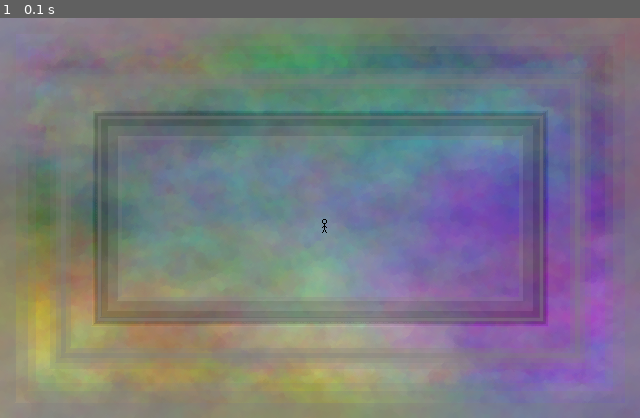
Above: before the commit, frame 1.
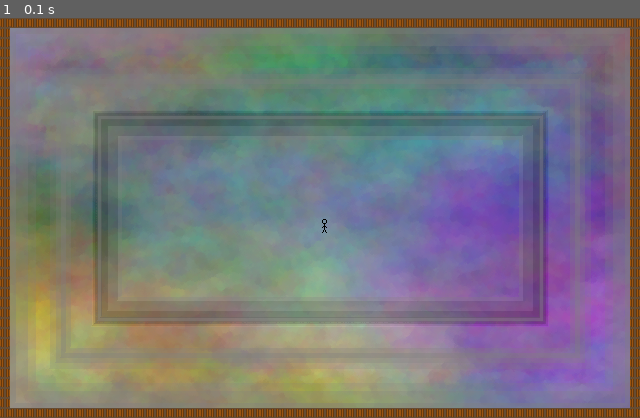
Above: after the commit, the same moment.

Repository: HakitoCZ/pygame
Game: pygame game, started from 0001.py
Two runs of this game, one before a commit and one after it. Both use one fixed random seed, a clock stepped at 60 frames per second and the inputs below.
Inputs:
- Up to frame 1 (0.1 s): no input

The runs differ from the first frame. In frame 1, 8.0% of the frame differs, in the area x 0-100%, y 0-100%.

Commit message:
added walls and collisions

Diff:
--- a/0001.py
+++ b/0001.py
@@ -15,7 +15,9 @@
     self.image = pygame.image.load('player.png')
     self.rect = pygame.rect.Rect((320, 200), self.image.get_size())
 
-  def update(self, dt):
+  def update(self, dt, game):
+    last = self.rect.copy()
+
     key = pygame.key.get_pressed()
     if key[pygame.K_LEFT]:
       self.rect.x -= 150 * dt
@@ -27,6 +29,9 @@
       self.rect.y += 150 * dt
         # movement speed 150px/s
 
+    for cell in pygame.sprite.spritecollide(self, game.walls, False):
+      self.rect = last
+
 class Game(object):
   def main(self, screen):
     clock = pygame.time.Clock()
@@ -34,6 +39,16 @@
     background = pygame.image.load('background.png')
     sprites = pygame.sprite.Group()
     self.player = Player(sprites)
+
+    self.walls = pygame.sprite.Group()
+    block = pygame.image.load('block.png')
+    for x in range(0, 640, 10):
+      for y in range(0, 400, 10):
+        if x in (0, 640-10) or y in (0, 400-10):
+          wall = pygame.sprite.Sprite(self.walls)
+          wall.image = block
+          wall.rect = pygame.rect.Rect((x, y), block.get_size())
+    sprites.add(self.walls)
 
     while 1:
       dt = clock.tick(30)
@@ -46,11 +61,9 @@
           return
 
 
-      sprites.update(dt / 1000.)
-        # change in time - in seconds
+      sprites.update(dt / 1000., self)
       screen.blit(background, (0, 0))
       sprites.draw(screen)
-        # player on top
       pygame.display.flip()
 
 if __name__ == '__main__':
